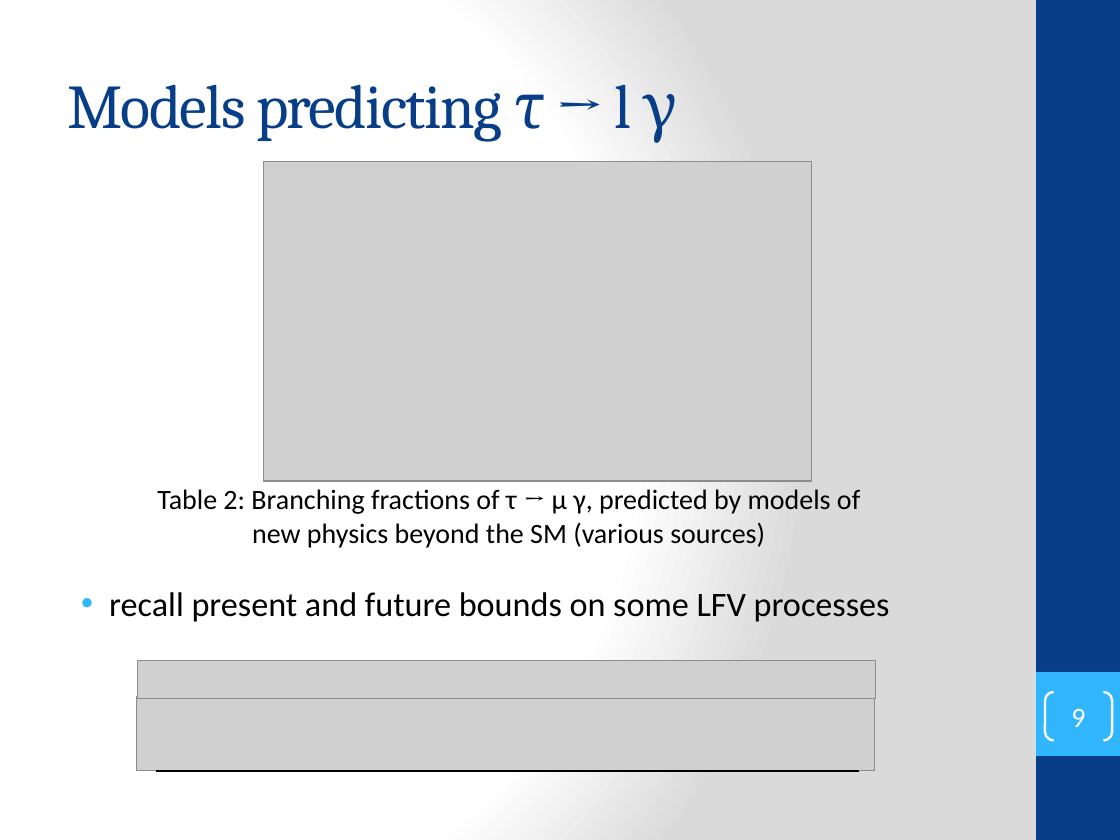
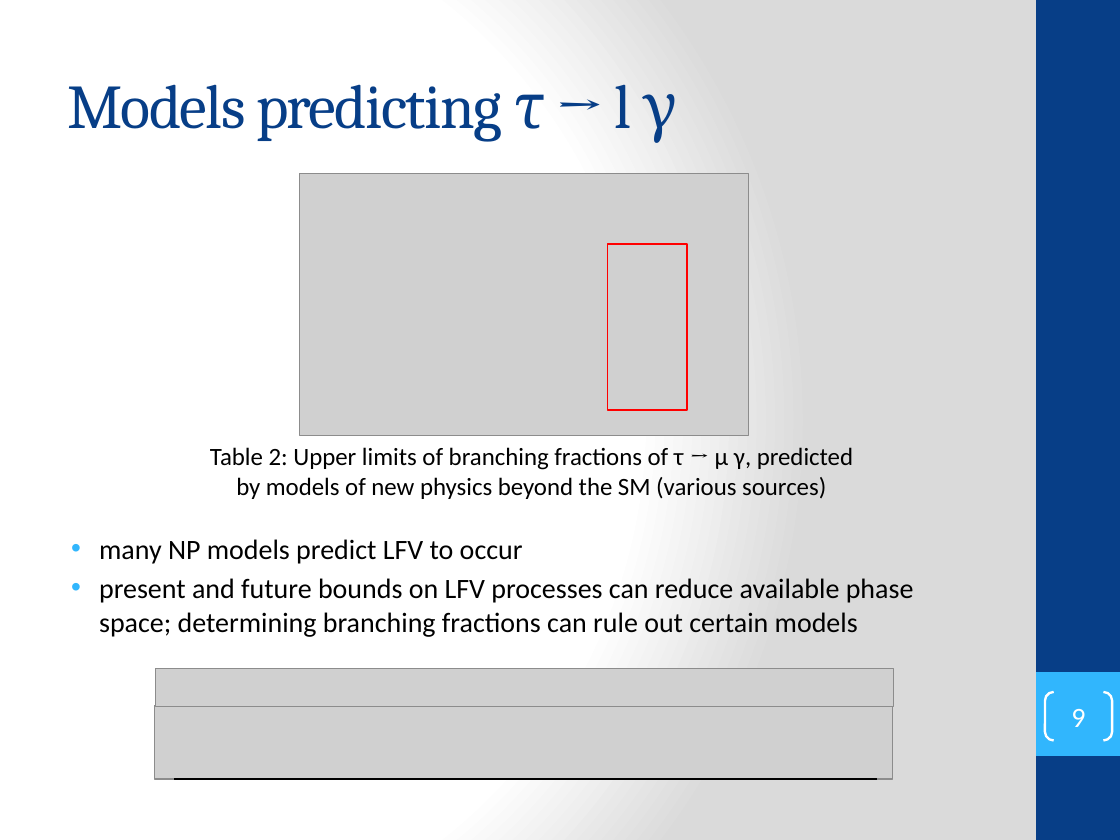
Before and after one commit to secret-agent-drone/lit-review, a slide deck: slide 9 of LiteratureReview_talk/lit_review_talk.pptx. Drawn at 1120x840 pixels with LibreOffice and Linux fonts; fonts in the diff are those of the drawing; grey boxes stand for pictures. Boxes give left, top, right and bottom in pixels: in the first picture for what was removed or moved away, otherwise in the second. Text is boxed around its words. In the diff, an @@ line names an element or a change of style, - is before the commit and + after.

```diff
--- a/LiteratureReview_talk/lit_review_talk.pptx
+++ b/LiteratureReview_talk/lit_review_talk.pptx
@@ picture: place and size @@
-picture at bbox=[263, 161, 811, 480]
+picture at bbox=[300, 174, 749, 436]
@@ rectangle added at bbox=[607, 244, 687, 410], outline #FF0000 1 pt @@
@@ text at bbox=[210, 447, 853, 499]: text changed; size 18 to 16 pt @@
-Table 2: Branching fractions of τ → μ γ, predicted by models of new physics beyond the SM (various sources)
+Table 2: Upper limits of branching fractions of τ → μ γ, predicted by models of new physics beyond the SM (various sources)
@@ text at bbox=[99, 539, 914, 637]: text changed; size 22 to 18 pt @@
-• recall present and future bounds on some LFV processes
+• many NP models predict LFV to occur
+• present and future bounds on LFV processes can reduce available phase space; determining branching fractions can rule out certain models
@@ picture: place and size @@
-picture at bbox=[138, 660, 876, 698]
+picture at bbox=[156, 669, 894, 707]
@@ picture: place and size @@
-picture at bbox=[137, 697, 875, 771]
+picture at bbox=[155, 706, 893, 780]
@@ line moved from (859, 771) - (157, 771) to (877, 780) - (174, 780) @@
```
Also in this commit, not shown: 8 other slides changed, 1 slide added, 6 other files.
